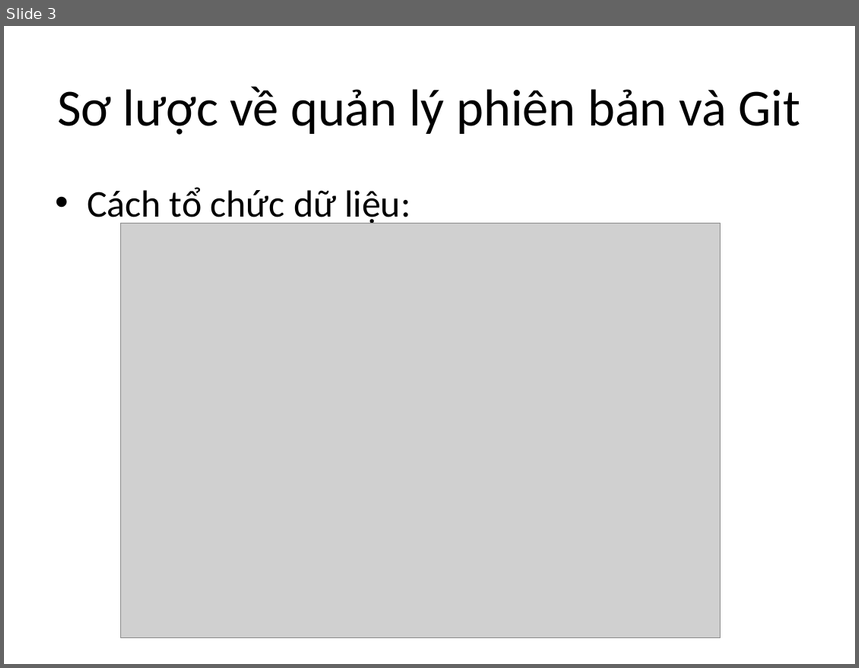
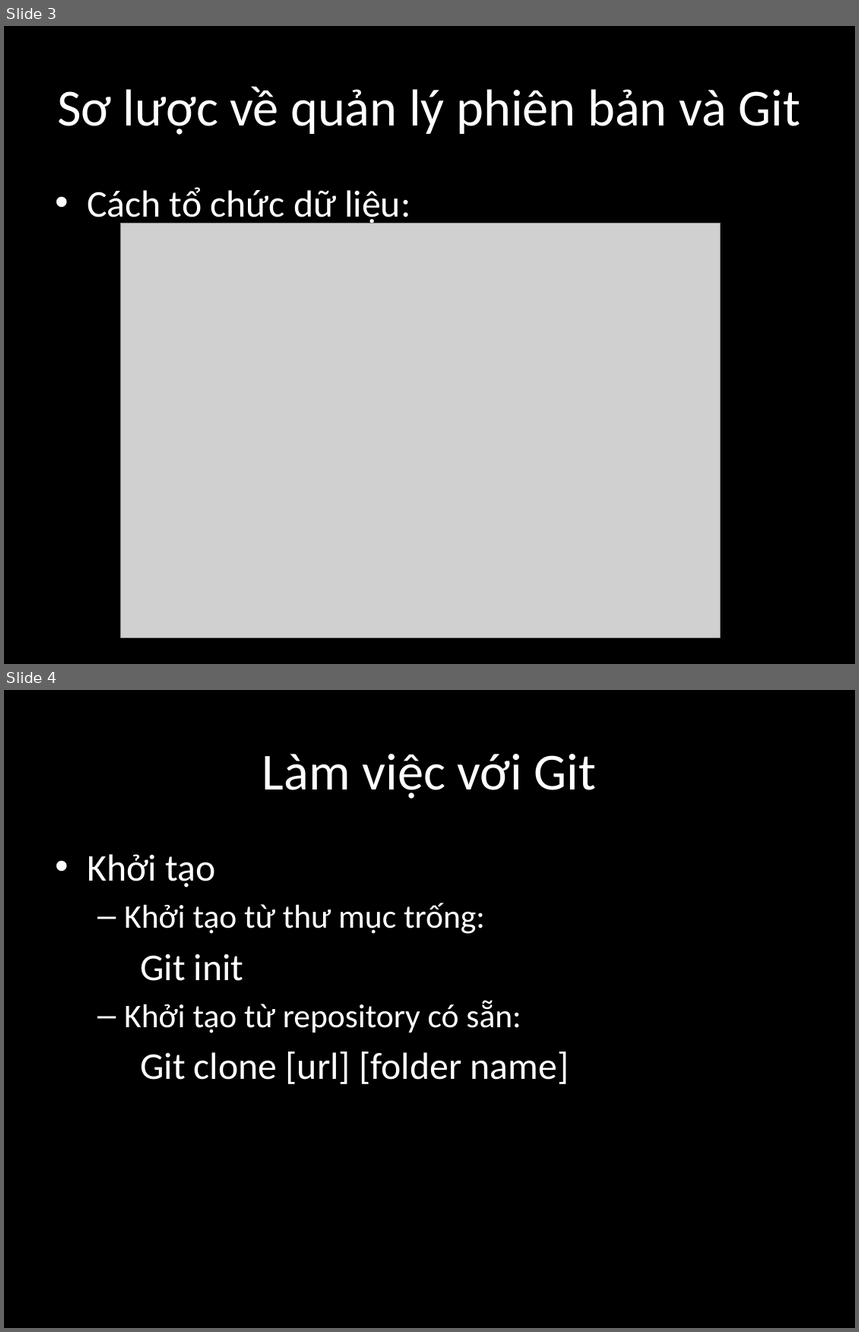
Before and after one commit to ducha228/Seminar, a slide deck: Seminar Git HaND/Seminar_Git_Slide.pptx. Shown one above the other, each under a label of ours: slide 3 before the commit, slides 3 and 4 after it. The pictures are 859x668 and 859x1332 pixels, drawn with LibreOffice and Linux fonts; fonts in the diff are those of the drawing; grey boxes stand for pictures. Boxes give left, top, right and bottom in pixels: in the first picture for what was removed or moved away, otherwise in the second. Text is boxed around its words. In the diff, an @@ line names an element or a change of style, - is before the commit and + after.

```diff
--- a/Seminar Git HaND/Seminar_Git_Slide.pptx
+++ b/Seminar Git HaND/Seminar_Git_Slide.pptx
@@ slide 4 added at box(4, 690, 855, 1328), background #000000 @@
@@ title added at box(262, 754, 596, 799), 44 pt, text #FFFFFF @@
+Làm việc với Git
@@ text added at box(87, 854, 569, 1084), 28 pt, text #FFFFFF @@
+• Khởi tạo
+  – Khởi tạo từ thư mục trống:
+Git init
+  – Khởi tạo từ repository có sẵn:
+Git clone [url] [folder name]
@@ slide 3 changed as well @@
@@ background #FFFFFF to #000000 @@
@@ title "Sơ lược về quản lý ..." at box(57, 86, 800, 135): text colour #000000 to #FFFFFF @@
@@ text "Cách tổ chức dữ liệu:" at box(87, 187, 411, 226): text colour #000000 to #FFFFFF @@
```
Also in this commit, not shown: 5 other slides changed, 16 other slides added, 1 slide removed, 1 other file.
